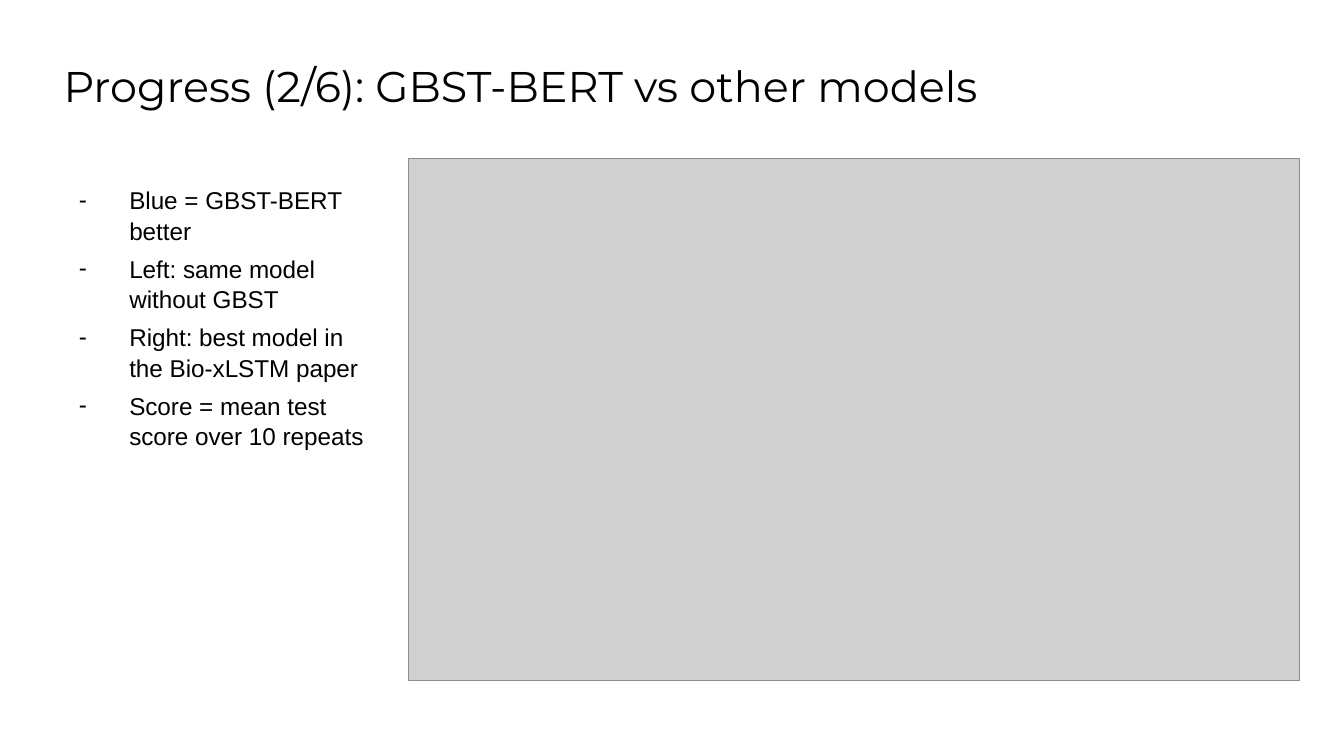
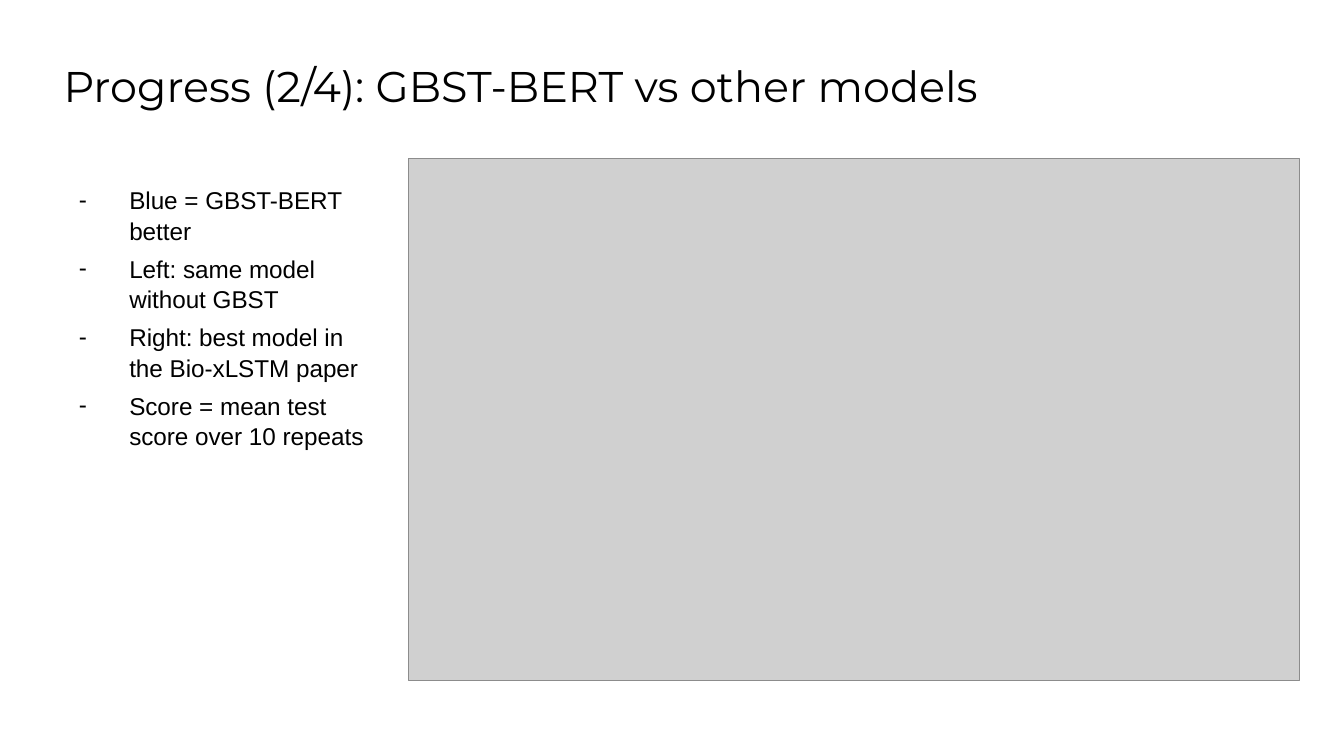
Before and after one commit to OMAR622-ai/dna-xlstm-charna, a slide deck: slide 4 of docs/meetings/2026-11_meeting/Progress_Meeting_Omar_Mohamed.pptx. Drawn at 1344x756 pixels with LibreOffice and Linux fonts; fonts in the diff are those of the drawing; grey boxes stand for pictures; background and template pictures are left out. Boxes give left, top, right and bottom in pixels: in the first picture for what was removed or moved away, otherwise in the second. Text is boxed around its words. In the diff, an @@ line names an element or a change of style, - is before the commit and + after.

```diff
--- a/docs/meetings/2026-11_meeting/Progress_Meeting_Omar_Mohamed.pptx
+++ b/docs/meetings/2026-11_meeting/Progress_Meeting_Omar_Mohamed.pptx
@@ title at (64, 66, 978, 111): text changed @@
-Progress (2/6): GBST-BERT vs other models
+Progress (2/4): GBST-BERT vs other models
```
Also in this commit, not shown: 3 other slides changed, 2 slides removed, 2 other files.
